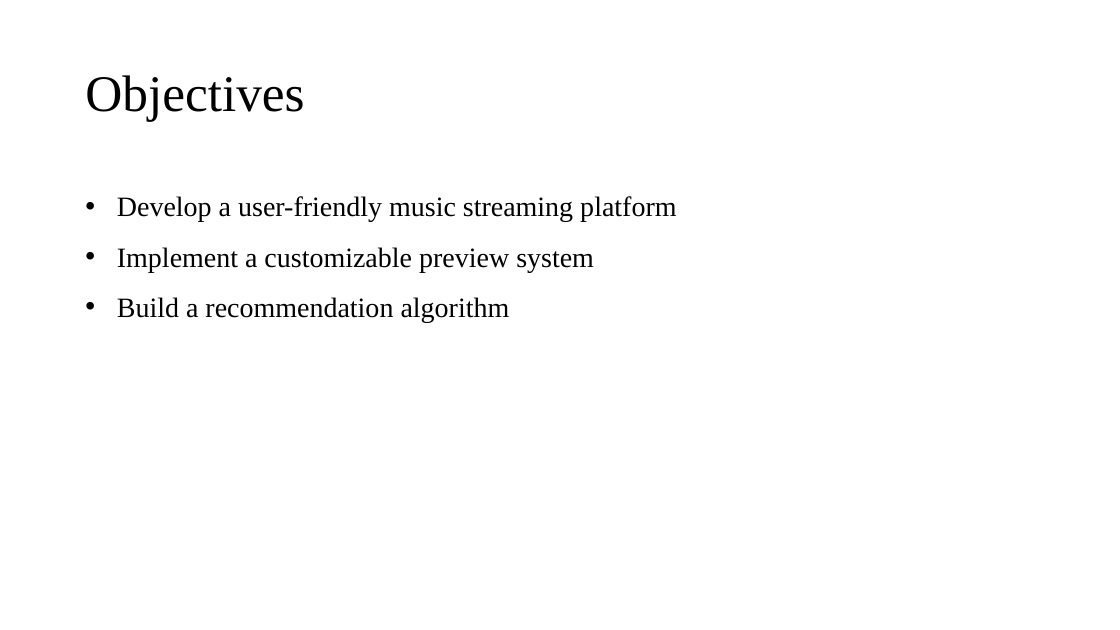
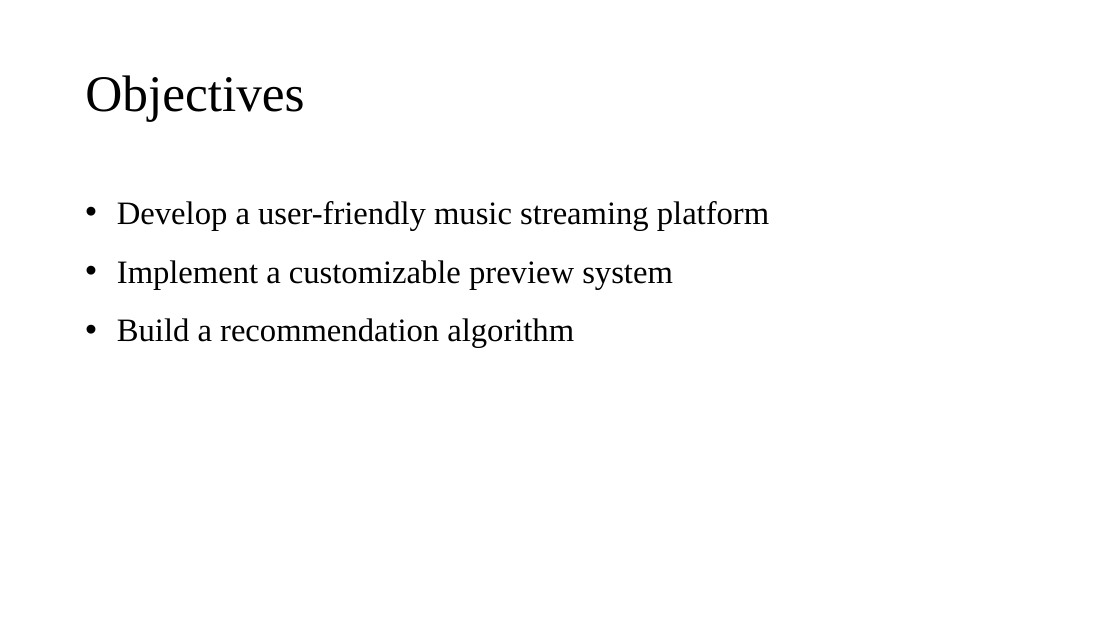
Before and after one commit to Hellsrest/Spotify-clone, a slide deck: slide 4 of proposal-defence/Music-streaming-platform-Project Proposal .pptx. Drawn at 1120x630 pixels with LibreOffice and Linux fonts; fonts in the diff are those of the drawing. Boxes give left, top, right and bottom in pixels: in the first picture for what was removed or moved away, otherwise in the second. Text is boxed around its words. In the diff, an @@ line names an element or a change of style, - is before the commit and + after.

```diff
--- a/proposal-defence/Music-streaming-platform-Project Proposal .pptx
+++ b/proposal-defence/Music-streaming-platform-Project Proposal .pptx
@@ text "Develop a user-friendly music streaming ..." at <box>117,201,769,348</box>: size 24 to 28 pt @@
```
Also in this commit, not shown: 6 other slides changed, 3 slides added, 1 slide removed, 13 other files.
